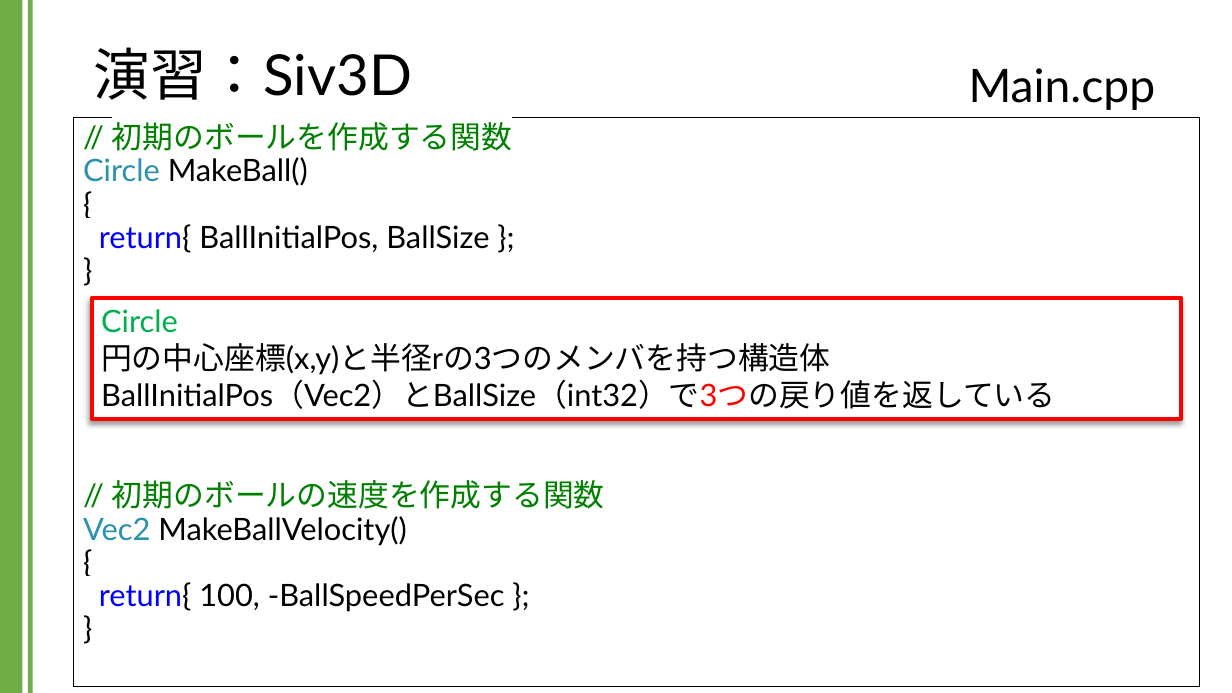
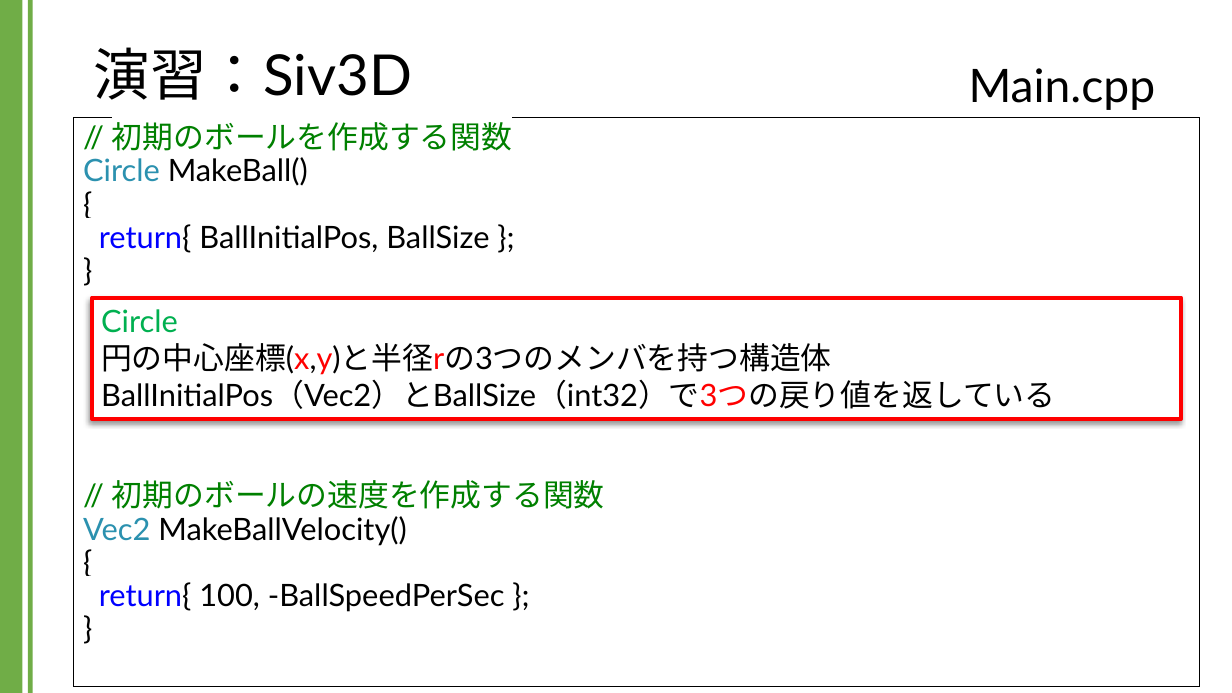
Before and after one commit to kic-murata/cpp2024, a slide deck: slide 28 of 授業資料/演習課題：Siv3D.pptx. Drawn at 1232x693 pixels with LibreOffice and Linux fonts; fonts in the diff are those of the drawing; background and template pictures are left out. Boxes give left, top, right and bottom in pixels: in the first picture for what was removed or moved away, otherwise in the second. Text is boxed around its words. In the diff, an @@ line names an element or a change of style, - is before the commit and + after.

```diff
--- a/授業資料/演習課題：Siv3D.pptx
+++ b/授業資料/演習課題：Siv3D.pptx
@@ rectangle "Circle 円の中心座標(x,y)と半径rの3つのメンバを持つ構造体 BallInitialPos（Vec2）とBal ..." at [92, 298, 1182, 419]: text colour #000000 to #FF0000 in "円の中心座標(x,y)と半径rの3つのメンバを持つ構造体" @@
```
Also in this commit, not shown: 9 other slides changed, 2 slides added.
